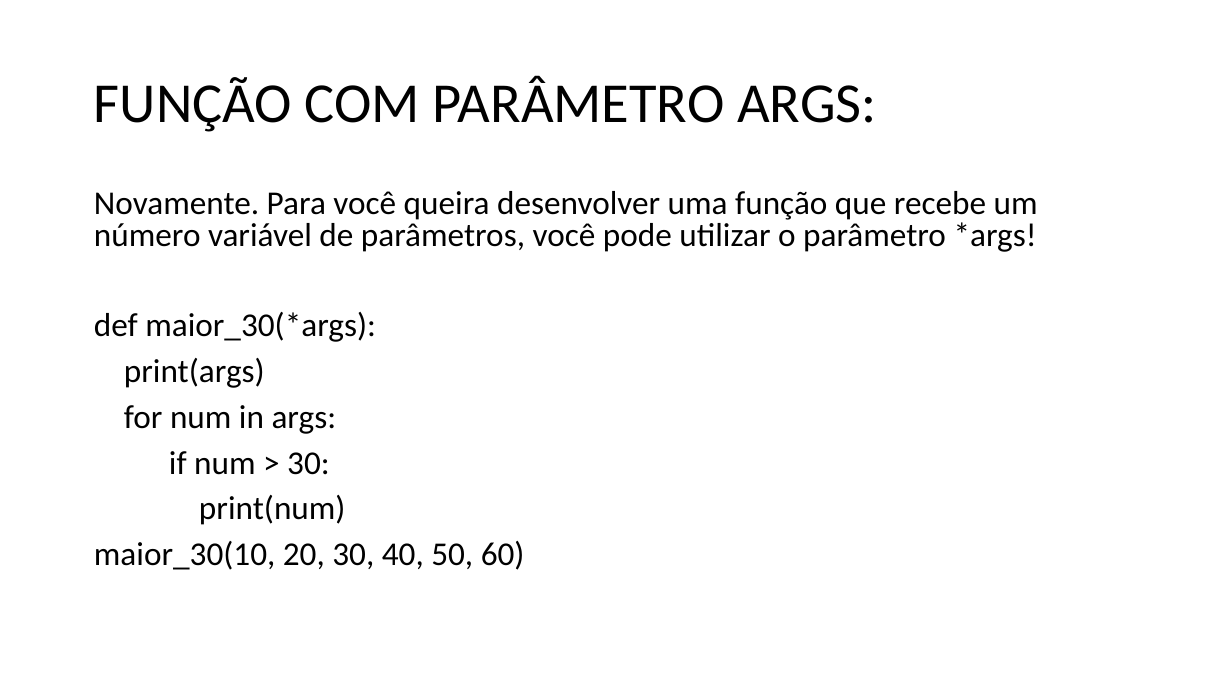
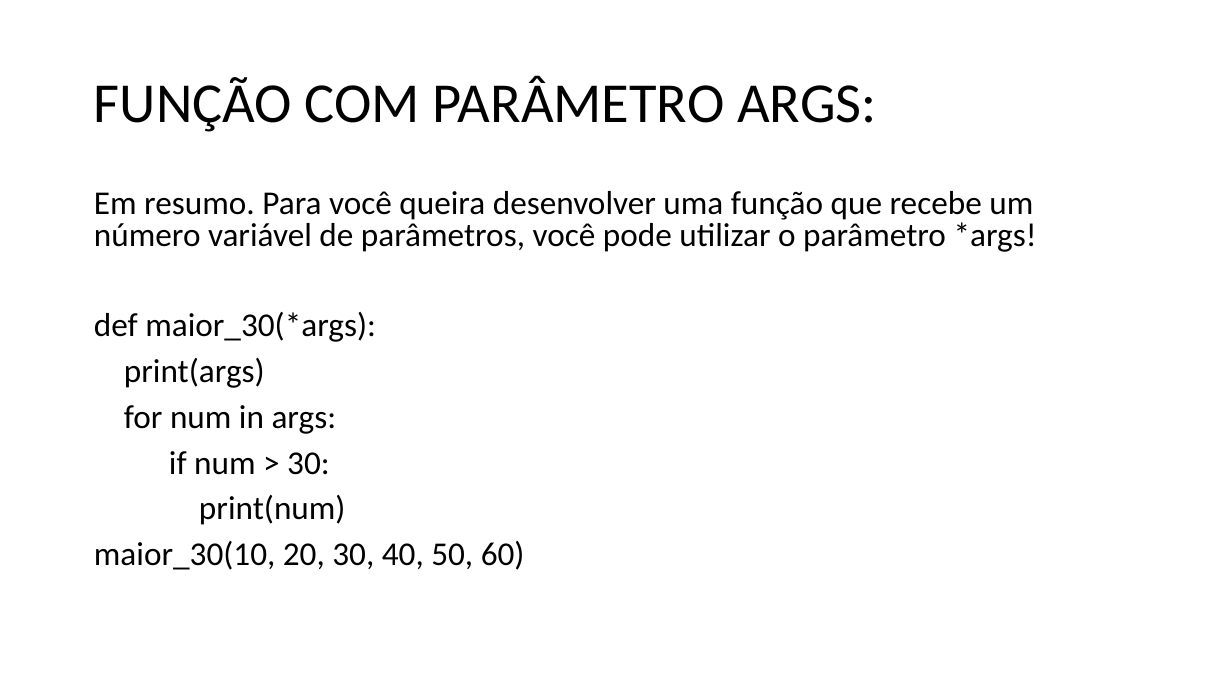
Before and after one commit to dourivaljunior/Curso-de-Python, a slide deck: slide 15 of CURSO DEV FULL STACK AULA 06.pptx (slide 14 before the commit). Drawn at 1232x693 pixels with LibreOffice and Linux fonts; fonts in the diff are those of the drawing. Boxes give left, top, right and bottom in pixels: in the first picture for what was removed or moved away, otherwise in the second. Text is boxed around its words. In the diff, an @@ line names an element or a change of style, - is before the commit and + after.

```diff
--- a/CURSO DEV FULL STACK AULA 06.pptx
+++ b/CURSO DEV FULL STACK AULA 06.pptx
@@ text at box(94, 191, 1037, 252): text changed @@
-Novamente. Para você queira desenvolver uma função que recebe um número variável de parâmetros, você pode utilizar o parâmetro *args!
+Em resumo. Para você queira desenvolver uma função que recebe um número variável de parâmetros, você pode utilizar o parâmetro *args!
```
Also in this commit, not shown: 14 other slides changed, 15 slides added, 2 slides removed.
